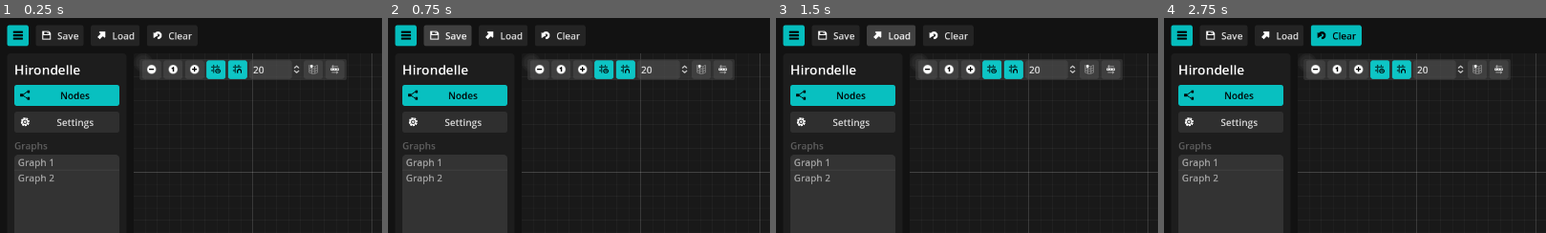
Above: before the commit, frames 1-4 (left to right).
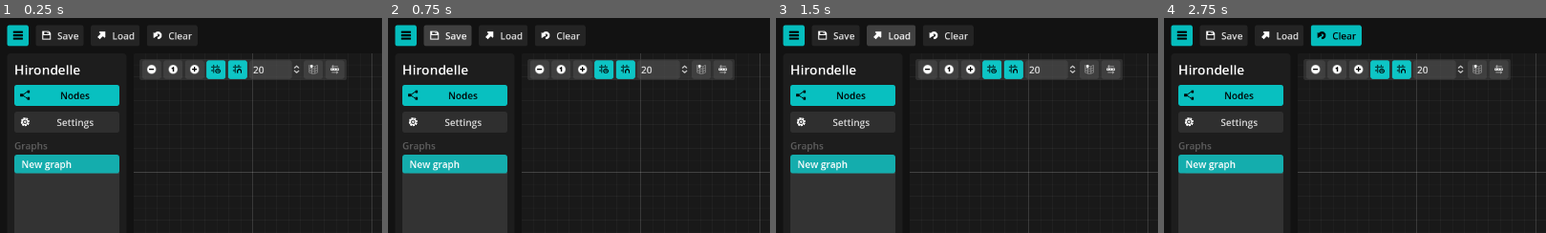
Above: after the commit, the same moments.

Repository: open-source-church/hirondelle-godot
Game: Godot game, scene res://scenes/controls/hirondelle.tscn
Same seed, same stepped clock (60 frames per second), same inputs: the game is played once before the commit and once after it. Before the commit the project starts from res://scenes/controls/test.tscn.
Inputs:
- Up to frame 1 (0.25 s): no input
- Up to frame 2 (0.75 s): click "Save" at 0.5 s
- Up to frame 3 (1.5 s): click "Load" at 1.25 s
- Up to frame 4 (2.75 s): click "Clear" at 2 s
The pictures show only the part of the screen within x 0-50%, y 0-50%; the shares and areas given below are measured in that part.

The runs differ from the first frame. In frame 1, 2.6% of the frame differs, in the area x 3-32%, y 63-78%; in frame 2, 2.6%; in frame 3, 2.6%; in frame 4, 2.6%.

Commit message:
Multiple graphs can be openend in parallel

Diff:
--- a/project.godot
+++ b/project.godot
@@ -11,7 +11,7 @@
 [application]
 
 config/name="Hirondelle"
-run/main_scene="res://scenes/controls/test.tscn"
+run/main_scene="res://scenes/controls/hirondelle.tscn"
 config/features=PackedStringArray("4.3", "Forward Plus")
 run/low_processor_mode=true
 config/icon="res://icon.svg"
--- /dev/null
+++ b/scenes/controls/hirondelle.gd
@@ -0,0 +1,192 @@
+extends Control
+
+# Main bar
+@onready var btn_save: Button = %BtnSave
+@onready var btn_load: Button = %BtnLoad
+@onready var btn_clear: Button = %BtnClear
+@onready var btn_menu: Button = %BtnMenu
+@onready var btn_window: Button = %BtnWindow
+@onready var btn_add_node: Button = %BtnAddNode
+
+# Containers and stuff
+@onready var graph_container: TabContainer = %GraphContainer
+@onready var settings: MarginContainer = %Settings
+@onready var h_window: HWindow = %HWindow
+
+# Left menu
+@onready var menu_panel: PanelContainer = %MenuPanel
+@onready var btn_menu_nodes: Button = %BtnMenuNodes
+@onready var btn_menu_settings: Button = %BtnMenuSettings
+
+# Graphlist container
+@onready var graph_list_container: VBoxContainer = %GraphListContainer
+@onready var btn_add_graph: Button = %BtnAddGraph
+@onready var btn_remove_graph: Button = %BtnRemoveGraph
+@onready var graph_tree: Tree = %GraphTree
+
+# Popup window
+const ADD_NODE_POPUP = preload("res://scenes/controls/add_node_popup.tscn")
+var popup_add_node : Window
+
+## List of all the graphs
+@onready var graphs : Array[HGraphEdit] = []
+## Currently displayed graph
+var current_graph : HGraphEdit
+
+# Called when the node enters the scene tree for the first time.
+func _ready() -> void:
+	btn_save.pressed.connect(save)
+	btn_load.pressed.connect(load_graphs)
+	btn_clear.pressed.connect(clear)
+	btn_menu.toggled.connect(menu_panel.set_visible)
+	btn_window.toggled.connect(h_window.set_visible)
+
+	# Left menu
+	btn_menu_nodes.pressed.connect(show_main_tab.bind(graph_container))
+	btn_menu_settings.pressed.connect(show_main_tab.bind(settings))
+	show_main_tab(graph_container)
+
+	# Graph list
+	add_graph()
+	graph_container.tab_changed.connect(graph_tab_changed)
+	graph_tree.item_selected.connect(graph_tree_item_selected)
+	graph_tree.item_activated.connect(graph_tree_item_activated)
+	graph_tree.item_edited.connect(graph_tree_item_edited)
+	btn_add_graph.pressed.connect(add_graph)
+	btn_remove_graph.pressed.connect(remove_graph)
+
+	# Popup window
+	btn_add_node.pressed.connect(show_add_node_popup)
+	popup_add_node = ADD_NODE_POPUP.instantiate()
+	popup_add_node.visible = false
+	popup_add_node.add_node.connect(add_node)
+	add_child(popup_add_node)
+
+
+#region SAVE AND LOAD
+
+func save() -> void:
+	var save_file = FileAccess.open("user://savegame.save", FileAccess.WRITE)
+
+	var to_save = {
+		"graphs": [],
+		"settings": {}
+	}
+
+	for g in graphs:
+		to_save.graphs.append(g.save())
+
+	if current_graph:
+		to_save.settings.current_graph = current_graph.name
+
+	save_file.store_line(JSON.stringify(to_save, "\t"))
+	print(save_file.get_path_absolute())
+
+func load_graphs() -> void:
+	var load_file = FileAccess.open("user://savegame.save", FileAccess.READ)
+	var content = load_file.get_as_text()
+	content = JSON.parse_string(content)
+	print("Loading from: ", load_file.get_path_absolute())
+
+	remove_all_graphs()
+
+	var _settings = content.get("settings", {})
+	var _current_graph_name = _settings.get("current_graph", "")
+
+	# Load graphs
+	for g_data in content.graphs:
+		var g = add_graph()
+		g.load(g_data)
+		if g.name == _current_graph_name:
+			g.set_visible.call_deferred(true)
+
+#endregion
+
+#region CURRENT GRAPH FUNCTIONS
+func clear() -> void:
+	current_graph.clear()
+
+func add_node(node_type: String) -> void:
+	current_graph.add_node(node_type)
+#endregion
+
+# MAIN MENU
+
+## Switches main tab (graph or settings)
+func show_main_tab(tab : Control) -> void:
+	tab.visible = true
+	btn_menu_nodes.button_pressed = tab == graph_container
+	btn_menu_settings.button_pressed = tab == settings
+	graph_list_container.visible = tab == graph_container
+
+#region GRAPH LIST
+
+func add_graph() -> HGraphEdit:
+	var g = HGraphEdit.new()
+	graphs.append(g)
+	graph_container.add_child(g)
+	g.name = "New graph"
+	current_graph = g
+	update_graph_list()
+	current_graph.visible = true
+	return g
+
+func remove_graph() -> void:
+	graphs.erase(current_graph)
+	update_graph_list()
+	current_graph.free()
+
+func remove_all_graphs() -> void:
+	for g in graphs:
+		g.free()
+	graphs.clear()
+	current_graph = null
+	update_graph_list()
+
+func update_graph_list() -> void:
+	graph_tree.clear()
+	var _root = graph_tree.create_item()
+	for g in graphs:
+		var i = graph_tree.create_item()
+		i.set_text(0, g.name)
+		i.set_metadata(0, g)
+		if g == current_graph:
+			i.select(0)
+
+func graph_tree_item_selected():
+	var selected = graph_tree.get_selected()
+	if selected:
+		var g = selected.get_metadata(0)
+		# Check if object has just been freed
+		if not is_instance_valid(g): return
+		g.visible = true
+		current_graph = g
+
+## Item activated by dbl-click
+func graph_tree_item_activated():
+	graph_tree.edit_selected(true)
+
+## Called after an item edit event. We update item name.
+func graph_tree_item_edited():
+	var item = graph_tree.get_edited()
+	var _name = item.get_text(0)
+	if not _name: _name = "Unnamed"
+	current_graph.name = _name
+	# Take back the name from Godot, it case it changed because of duplicate
+	item.set_text(0, current_graph.name)
+
+func graph_tab_changed(idx : int):
+	if idx == -1 or idx >= graph_tree.get_root().get_child_count():
+		current_graph = null
+		return
+	var i = graph_tree.get_root().get_child(idx)
+	i.select(0)
+#endregion
+
+#region ADD NODE POPUP
+
+func show_add_node_popup() -> void:
+	popup_add_node.position = DisplayServer.window_get_position() + DisplayServer.window_get_size() / 2 - popup_add_node.size / 2
+	popup_add_node.show()
+	popup_add_node.focus_filter()
+#endregion
--- a/scenes/controls/test.tscn
+++ b/scenes/controls/hirondelle.tscn
@@ -1,59 +1,58 @@
-[gd_scene load_steps=16 format=3 uid="uid://ify8n5m8sqwh"]
-
-[ext_resource type="Script" path="res://scenes/controls/test.gd" id="1_6p6jm"]
-[ext_resource type="Script" path="res://scenes/nodes/h_graph_edit.gd" id="1_s4m1c"]
-[ext_resource type="PackedScene" uid="uid://b2ohh7hvqfpk5" path="res://scenes/obs_view.tscn" id="2_v0q7l"]
-[ext_resource type="Texture2D" uid="uid://c6mkw48hcb5hy" path="res://themes/kenney-game-icons/vector_whiteIcons.svg" id="3_5tveq"]
-[ext_resource type="PackedScene" uid="uid://0kw6fnk07v5x" path="res://scenes/window/h_window.tscn" id="7_vwegq"]
+[gd_scene load_steps=15 format=3 uid="uid://ify8n5m8sqwh"]
+
+[ext_resource type="Script" path="res://scenes/controls/hirondelle.gd" id="1_lwrrq"]
+[ext_resource type="Texture2D" uid="uid://c6mkw48hcb5hy" path="res://themes/kenney-game-icons/vector_whiteIcons.svg" id="2_qjebv"]
+[ext_resource type="PackedScene" uid="uid://b2ohh7hvqfpk5" path="res://scenes/obs_view.tscn" id="3_pfph6"]
+[ext_resource type="PackedScene" uid="uid://0kw6fnk07v5x" path="res://scenes/window/h_window.tscn" id="4_eihrd"]
 
 [sub_resource type="AtlasTexture" id="AtlasTexture_dr2k0"]
-atlas = ExtResource("3_5tveq")
+atlas = ExtResource("2_qjebv")
 region = Rect2(832, 0, 64, 64)
 
 [sub_resource type="AtlasTexture" id="AtlasTexture_eakjk"]
-atlas = ExtResource("3_5tveq")
+atlas = ExtResource("2_qjebv")
 region = Rect2(320, 128, 64, 64)
 
 [sub_resource type="AtlasTexture" id="AtlasTexture_0o36h"]
-atlas = ExtResource("3_5tveq")
+atlas = ExtResource("2_qjebv")
 region = Rect2(128, 64, 64, 64)
 
 [sub_resource type="AtlasTexture" id="AtlasTexture_ar7wv"]
-atlas = ExtResource("3_5tveq")
+atlas = ExtResource("2_qjebv")
 region = Rect2(256, 128, 64, 64)
 
 [sub_resource type="AtlasTexture" id="AtlasTexture_miyoq"]
-atlas = ExtResource("3_5tveq")
+atlas = ExtResource("2_qjebv")
 region = Rect2(512, 64, 64, 64)
 
 [sub_resource type="AtlasTexture" id="AtlasTexture_lnt1c"]
-atlas = ExtResource("3_5tveq")
+atlas = ExtResource("2_qjebv")
 region = Rect2(960, 128, 64, 64)
 
 [sub_resource type="AtlasTexture" id="AtlasTexture_0ldwo"]
-atlas = ExtResource("3_5tveq")
+atlas = ExtResource("2_qjebv")
 region = Rect2(320, 448, 64, 64)
 
 [sub_resource type="AtlasTexture" id="AtlasTexture_mb77y"]
-atlas = ExtResource("3_5tveq")
+atlas = ExtResource("2_qjebv")
 region = Rect2(896, 128, 64, 64)
 
 [sub_resource type="AtlasTexture" id="AtlasTexture_j4uuc"]
-atlas = ExtResource("3_5tveq")
+atlas = ExtResource("2_qjebv")
 region = Rect2(512, 64, 64, 64)
 
 [sub_resource type="AtlasTexture" id="AtlasTexture_v6sye"]
-atlas = ExtResource("3_5tveq")
+atlas = ExtResource("2_qjebv")
 region = Rect2(512, 192, 64, 64)
 
-[node name="Control" type="Control"]
+[node name="Hirondelle" type="Control"]
 layout_mode = 3
 anchors_preset = 15
 anchor_right = 1.0
 anchor_bottom = 1.0
 grow_horizontal = 2
 grow_vertical = 2
-script = ExtResource("1_6p6jm")
+script = ExtResource("1_lwrrq")
 
 [node name="MarginContainer" type="MarginContainer" parent="."]
 layout_mode = 1
@@ -163,102 +162,87 @@
 text = "Settings"
 icon = SubResource("AtlasTexture_mb77y")
 
-[node name="GraphList" type="VBoxContainer" parent="MarginContainer/VBoxContainer/Nodes/MenuPanel/MarginContainer/VBoxContainer"]
+[node name="GraphListContainer" type="VBoxContainer" parent="MarginContainer/VBoxContainer/Nodes/MenuPanel/MarginContainer/VBoxContainer"]
 unique_name_in_owner = true
 layout_mode = 2
 size_flags_vertical = 3
 
-[node name="Label2" type="Label" parent="MarginContainer/VBoxContainer/Nodes/MenuPanel/MarginContainer/VBoxContainer/GraphList"]
+[node name="LblGraphList" type="Label" parent="MarginContainer/VBoxContainer/Nodes/MenuPanel/MarginContainer/VBoxContainer/GraphListContainer"]
 layout_mode = 2
 theme_override_colors/font_color = Color(1, 1, 1, 0.294118)
 text = "Graphs
 "
 
-[node name="ItemList" type="ItemList" parent="MarginContainer/VBoxContainer/Nodes/MenuPanel/MarginContainer/VBoxContainer/GraphList"]
-custom_minimum_size = Vector2(0, 200)
+[node name="GraphTree" type="Tree" parent="MarginContainer/VBoxContainer/Nodes/MenuPanel/MarginContainer/VBoxContainer/GraphListContainer"]
+unique_name_in_owner = true
 layout_mode = 2
 size_flags_vertical = 3
-theme_type_variation = &"ItemListLight"
-item_count = 2
-item_0/text = "Graph 1"
-item_1/text = "Graph 2"
-
-[node name="HBoxContainer" type="HBoxContainer" parent="MarginContainer/VBoxContainer/Nodes/MenuPanel/MarginContainer/VBoxContainer/GraphList"]
-layout_mode = 2
-
-[node name="Control" type="Control" parent="MarginContainer/VBoxContainer/Nodes/MenuPanel/MarginContainer/VBoxContainer/GraphList/HBoxContainer"]
+hide_folding = true
+hide_root = true
+select_mode = 1
+
+[node name="HBoxContainer" type="HBoxContainer" parent="MarginContainer/VBoxContainer/Nodes/MenuPanel/MarginContainer/VBoxContainer/GraphListContainer"]
+layout_mode = 2
+
+[node name="Control" type="Control" parent="MarginContainer/VBoxContainer/Nodes/MenuPanel/MarginContainer/VBoxContainer/GraphListContainer/HBoxContainer"]
 layout_mode = 2
 size_flags_horizontal = 3
 
-[node name="Button" type="Button" parent="MarginContainer/VBoxContainer/Nodes/MenuPanel/MarginContainer/VBoxContainer/GraphList/HBoxContainer"]
+[node name="BtnAddGraph" type="Button" parent="MarginContainer/VBoxContainer/Nodes/MenuPanel/MarginContainer/VBoxContainer/GraphListContainer/HBoxContainer"]
+unique_name_in_owner = true
 layout_mode = 2
 theme_override_constants/icon_max_width = 12
 icon = SubResource("AtlasTexture_j4uuc")
 
-[node name="Button4" type="Button" parent="MarginContainer/VBoxContainer/Nodes/MenuPanel/MarginContainer/VBoxContainer/GraphList/HBoxContainer"]
+[node name="BtnRemoveGraph" type="Button" parent="MarginContainer/VBoxContainer/Nodes/MenuPanel/MarginContainer/VBoxContainer/GraphListContainer/HBoxContainer"]
+unique_name_in_owner = true
 layout_mode = 2
 theme_override_constants/icon_max_width = 12
 icon = SubResource("AtlasTexture_v6sye")
 
-[node name="Tabs" type="TabContainer" parent="MarginContainer/VBoxContainer/Nodes"]
+[node name="MenuTabs" type="TabContainer" parent="MarginContainer/VBoxContainer/Nodes"]
 layout_mode = 2
 tab_alignment = 1
 current_tab = 0
 tabs_visible = false
 
-[node name="Nodes" type="TabContainer" parent="MarginContainer/VBoxContainer/Nodes/Tabs"]
-unique_name_in_owner = true
-layout_mode = 2
-current_tab = 0
+[node name="GraphContainer" type="TabContainer" parent="MarginContainer/VBoxContainer/Nodes/MenuTabs"]
+unique_name_in_owner = true
+layout_mode = 2
 tabs_visible = false
 metadata/_tab_index = 0
 
-[node name="GraphEdit" type="GraphEdit" parent="MarginContainer/VBoxContainer/Nodes/Tabs/Nodes"]
-unique_name_in_owner = true
-layout_mode = 2
-size_flags_vertical = 3
-script = ExtResource("1_s4m1c")
+[node name="Settings" type="MarginContainer" parent="MarginContainer/VBoxContainer/Nodes/MenuTabs"]
+unique_name_in_owner = true
+visible = false
+layout_mode = 2
+theme_override_constants/margin_left = 12
+theme_override_constants/margin_top = 12
+theme_override_constants/margin_right = 12
+theme_override_constants/margin_bottom = 12
+metadata/_tab_index = 1
+
+[node name="TabContainer" type="TabContainer" parent="MarginContainer/VBoxContainer/Nodes/MenuTabs/Settings"]
+layout_mode = 2
+current_tab = 0
+
+[node name="OBS" type="PanelContainer" parent="MarginContainer/VBoxContainer/Nodes/MenuTabs/Settings/TabContainer"]
+layout_mode = 2
 metadata/_tab_index = 0
 
-[node name="Settings" type="MarginContainer" parent="MarginContainer/VBoxContainer/Nodes/Tabs"]
-unique_name_in_owner = true
-visible = false
-layout_mode = 2
-theme_override_constants/margin_left = 12
-theme_override_constants/margin_top = 12
-theme_override_constants/margin_right = 12
-theme_override_constants/margin_bottom = 12
-metadata/_tab_index = 1
-
-[node name="TabContainer" type="TabContainer" parent="MarginContainer/VBoxContainer/Nodes/Tabs/Settings"]
-layout_mode = 2
-current_tab = 0
-
-[node name="OBS" type="PanelContainer" parent="MarginContainer/VBoxContainer/Nodes/Tabs/Settings/TabContainer"]
-layout_mode = 2
-metadata/_tab_index = 0
-
-[node name="MarginContainer" type="MarginContainer" parent="MarginContainer/VBoxContainer/Nodes/Tabs/Settings/TabContainer/OBS"]
-layout_mode = 2
-theme_override_constants/margin_left = 12
-theme_override_constants/margin_top = 12
-theme_override_constants/margin_right = 12
-theme_override_constants/margin_bottom = 12
-
-[node name="OBS" parent="MarginContainer/VBoxContainer/Nodes/Tabs/Settings/TabContainer/OBS/MarginContainer" instance=ExtResource("2_v0q7l")]
-layout_mode = 2
-
-[node name="HWindow" parent="." instance=ExtResource("7_vwegq")]
+[node name="MarginContainer" type="MarginContainer" parent="MarginContainer/VBoxContainer/Nodes/MenuTabs/Settings/TabContainer/OBS"]
+layout_mode = 2
+theme_override_constants/margin_left = 12
+theme_override_constants/margin_top = 12
+theme_override_constants/margin_right = 12
+theme_override_constants/margin_bottom = 12
+
+[node name="OBS" parent="MarginContainer/VBoxContainer/Nodes/MenuTabs/Settings/TabContainer/OBS/MarginContainer" instance=ExtResource("3_pfph6")]
+layout_mode = 2
+
+[node name="HWindow" parent="." instance=ExtResource("4_eihrd")]
 unique_name_in_owner = true
 auto_translate_mode = 1
 visible = false
 transient = true
 transparent = true
-
-[connection signal="child_entered_tree" from="MarginContainer/VBoxContainer/Nodes/Tabs/Nodes/GraphEdit" to="MarginContainer/VBoxContainer/Nodes/Tabs/Nodes/GraphEdit" method="on_child_enter_tree"]
-[connection signal="connection_request" from="MarginContainer/VBoxContainer/Nodes/Tabs/Nodes/GraphEdit" to="MarginContainer/VBoxContainer/Nodes/Tabs/Nodes/GraphEdit" method="_on_connection_request"]
-[connection signal="copy_nodes_request" from="MarginContainer/VBoxContainer/Nodes/Tabs/Nodes/GraphEdit" to="MarginContainer/VBoxContainer/Nodes/Tabs/Nodes/GraphEdit" method="_on_copy_nodes_request"]
-[connection signal="delete_nodes_request" from="MarginContainer/VBoxContainer/Nodes/Tabs/Nodes/GraphEdit" to="MarginContainer/VBoxContainer/Nodes/Tabs/Nodes/GraphEdit" method="_on_delete_nodes_request"]
-[connection signal="disconnection_request" from="MarginContainer/VBoxContainer/Nodes/Tabs/Nodes/GraphEdit" to="MarginContainer/VBoxContainer/Nodes/Tabs/Nodes/GraphEdit" method="_on_disconnection_request"]
-[connection signal="duplicate_nodes_request" from="MarginContainer/VBoxContainer/Nodes/Tabs/Nodes/GraphEdit" to="MarginContainer/VBoxContainer/Nodes/Tabs/Nodes/GraphEdit" method="_on_duplicate_nodes_request"]
-[connection signal="paste_nodes_request" from="MarginContainer/VBoxContainer/Nodes/Tabs/Nodes/GraphEdit" to="MarginContainer/VBoxContainer/Nodes/Tabs/Nodes/GraphEdit" method="_on_paste_nodes_request"]
--- a/scenes/controls/test.gd
+++ /dev/null
@@ -1,49 +0,0 @@
-extends Control
-
-@onready var btn_save: Button = %BtnSave
-@onready var btn_load: Button = %BtnLoad
-@onready var graph_edit: HGraphEdit = %GraphEdit
-@onready var btn_clear: Button = %BtnClear
-@onready var menu_panel: PanelContainer = %MenuPanel
-@onready var btn_menu: Button = %BtnMenu
-@onready var btn_window: Button = %BtnWindow
-@onready var h_window: HWindow = %HWindow
-@onready var btn_add_node: Button = %BtnAddNode
-@onready var graph_list: VBoxContainer = %GraphList
-
-@onready var btn_menu_nodes: Button = %BtnMenuNodes
-@onready var btn_menu_settings: Button = %BtnMenuSettings
-@onready var nodes: TabContainer = %Nodes
-@onready var settings: MarginContainer = %Settings
-
-const ADD_NODE_POPUP = preload("res://scenes/controls/add_node_popup.tscn")
-var popup_add_node : Window
-
-# Called when the node enters the scene tree for the first time.
-func _ready() -> void:
-	btn_save.pressed.connect(graph_edit.save)
-	btn_load.pressed.connect(graph_edit.load)
-	btn_clear.pressed.connect(graph_edit.clear)
-	btn_menu.toggled.connect(menu_panel.set_visible)
-	btn_window.toggled.connect(h_window.set_visible)
-	btn_add_node.pressed.connect(show_add_node_popup)
-	# Left menu
-	btn_menu_nodes.pressed.connect(show_tab.bind(nodes))
-	btn_menu_settings.pressed.connect(show_tab.bind(settings))
-	show_tab(nodes)
-
-	popup_add_node = ADD_NODE_POPUP.instantiate()
-	popup_add_node.visible = false
-	popup_add_node.add_node.connect(graph_edit.add_node)
-	add_child(popup_add_node)
-
-func show_add_node_popup() -> void:
-	popup_add_node.position = DisplayServer.window_get_position() + DisplayServer.window_get_size() / 2 - popup_add_node.size / 2
-	popup_add_node.show()
-	popup_add_node.focus_filter()
-
-func show_tab(tab : Control) -> void:
-	tab.visible = true
-	btn_menu_nodes.button_pressed = tab == nodes
-	btn_menu_settings.button_pressed = tab == settings
-	graph_list.visible = tab == nodes
--- a/scenes/nodes/h_graph_edit.gd
+++ b/scenes/nodes/h_graph_edit.gd
@@ -28,7 +28,17 @@
 	selection_rect = TextureRect.new()
 	selection_rect.texture = G.get_icon_from_atlas(G.PORTS_TEXTURE, 0, 1, 32, 32)
 	selection_rect.z_index = -1
+	selection_rect.visible = false
 	add_child(selection_rect)
+
+	# Setup signals
+	child_entered_tree.connect(_on_child_enter_tree)
+	connection_request.connect(_on_connection_request)
+	copy_nodes_request.connect(_on_copy_nodes_request)
+	delete_nodes_request.connect(_on_delete_nodes_request)
+	disconnection_request.connect(_on_disconnection_request)
+	duplicate_nodes_request.connect(_on_duplicate_nodes_request)
+	paste_nodes_request.connect(_on_paste_nodes_request)
 
 func _process(_delta: float) -> void:
 	# Makes grid lighter when zooming out (otherwise the screen is saturated)
@@ -36,7 +46,7 @@
 		add_theme_color_override("grid_major", Color(1, 1, 1, 0.2 * zoom))
 		add_theme_color_override("grid_minor", Color(1, 1, 1, 0.05 * zoom))
 
-func on_child_enter_tree(node : Node):
+func _on_child_enter_tree(node : Node):
 	if node is HBaseNode:
 		node.name = get_unique_name(node)
 
@@ -166,9 +176,9 @@
 	return (get_local_mouse_position() + scroll_offset) / zoom
 
 ## Saves graph in user dir
-func save():
-	var save_file = FileAccess.open("user://savegame.save", FileAccess.WRITE)
+func save() -> Dictionary:
 	var to_save = {
+		"name": name,
 		"nodes": [],
 		"connections": [],
 		"settings": {
@@ -184,31 +194,28 @@
 
 	to_save.connections = connections.save()
 
-	save_file.store_line(JSON.stringify(to_save, "\t"))
-	print(save_file.get_path_absolute())
+	return to_save
 
 ## Loads graph from user dir
-func load():
+func load(data : Dictionary):
 	clear()
-	var load_file = FileAccess.open("user://savegame.save", FileAccess.READ)
-	var content = load_file.get_as_text()
-	content = JSON.parse_string(content)
-	print("Loading from: ", load_file.get_path_absolute())
-
-	for n in content.nodes:
+
+	name = data.get("name", "Unnamed")
+
+	for n in data.nodes:
 		print("Loading node: ", n.name)
 		var node := add_node(n.type)
 		node.name = n.name
 		node.load(n)
 
-	for c in content.connections:
+	for c in data.connections:
 		connections.add_connection_names(c.from_node, c.from_port, c.to_node, c.to_port, c.get("visible", true))
 
-	if content.has("settings") and content.settings.has("zoom"):
-		zoom = content.settings.zoom
-	if content.has("settings") and content.settings.has("scroll_offset_x"):
-		scroll_offset.x = content.settings.scroll_offset_x
-		scroll_offset.y = content.settings.scroll_offset_y
+	if data.has("settings") and data.settings.has("zoom"):
+		zoom = data.settings.zoom
+	if data.has("settings") and data.settings.has("scroll_offset_x"):
+		scroll_offset.x = data.settings.scroll_offset_x
+		scroll_offset.y = data.settings.scroll_offset_y
 
 func _on_copy_nodes_request() -> void:
 	var to_copy = {
--- a/themes/my_theme.tres
+++ b/themes/my_theme.tres
@@ -189,6 +189,29 @@
 bg_color = Color(0.0768359, 0.0768358, 0.0768358, 1)
 corner_radius_top_left = 6
 corner_radius_top_right = 6
+
+[sub_resource type="StyleBoxEmpty" id="StyleBoxEmpty_1q3pq"]
+
+[sub_resource type="StyleBoxFlat" id="StyleBoxFlat_70b6t"]
+bg_color = Color(1, 1, 1, 0.0980392)
+corner_radius_top_left = 6
+corner_radius_top_right = 6
+corner_radius_bottom_right = 6
+corner_radius_bottom_left = 6
+
+[sub_resource type="StyleBoxFlat" id="StyleBoxFlat_hep1n"]
+bg_color = Color(0, 1, 1, 0.596078)
+corner_radius_top_left = 4
+corner_radius_top_right = 4
+corner_radius_bottom_right = 4
+corner_radius_bottom_left = 4
+
+[sub_resource type="StyleBoxFlat" id="StyleBoxFlat_dnaec"]
+bg_color = Color(0, 1, 1, 0.596078)
+corner_radius_top_left = 4
+corner_radius_top_right = 4
+corner_radius_bottom_right = 4
+corner_radius_bottom_left = 4
 
 [resource]
 Button/colors/font_pressed_color = Color(0, 0, 0, 1)
@@ -229,3 +252,8 @@
 TabContainer/styles/tab_hovered = SubResource("StyleBoxFlat_o0ps8")
 TabContainer/styles/tab_selected = SubResource("StyleBoxFlat_nb3ef")
 TabContainer/styles/tab_unselected = SubResource("StyleBoxFlat_ymfmn")
+Tree/constants/h_separation = 12
+Tree/styles/focus = SubResource("StyleBoxEmpty_1q3pq")
+Tree/styles/panel = SubResource("StyleBoxFlat_70b6t")
+Tree/styles/selected = SubResource("StyleBoxFlat_hep1n")
+Tree/styles/selected_focus = SubResource("StyleBoxFlat_dnaec")
Not shown: 1 places in themes/my_theme.tres that only renumber resources
